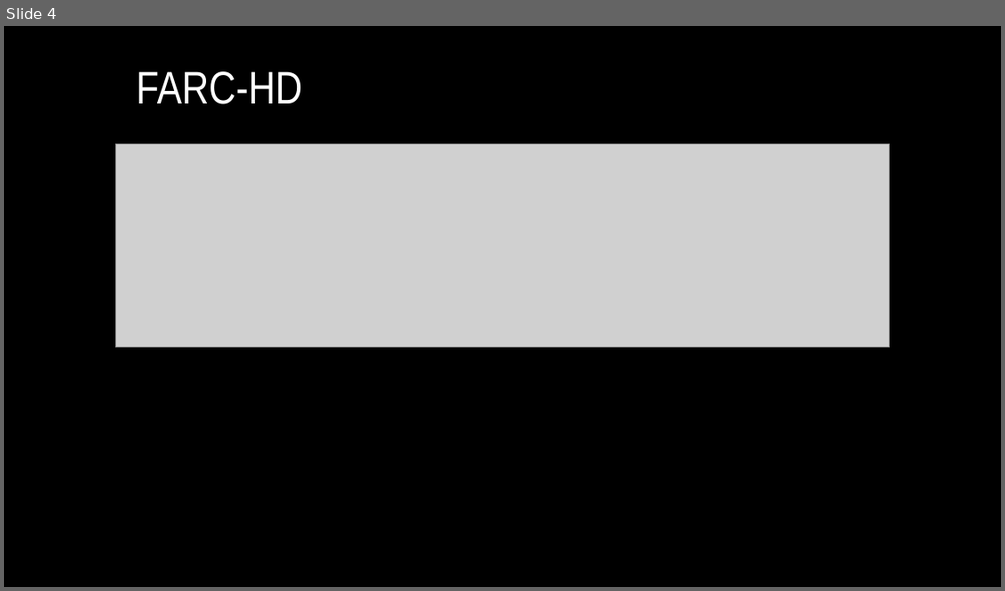
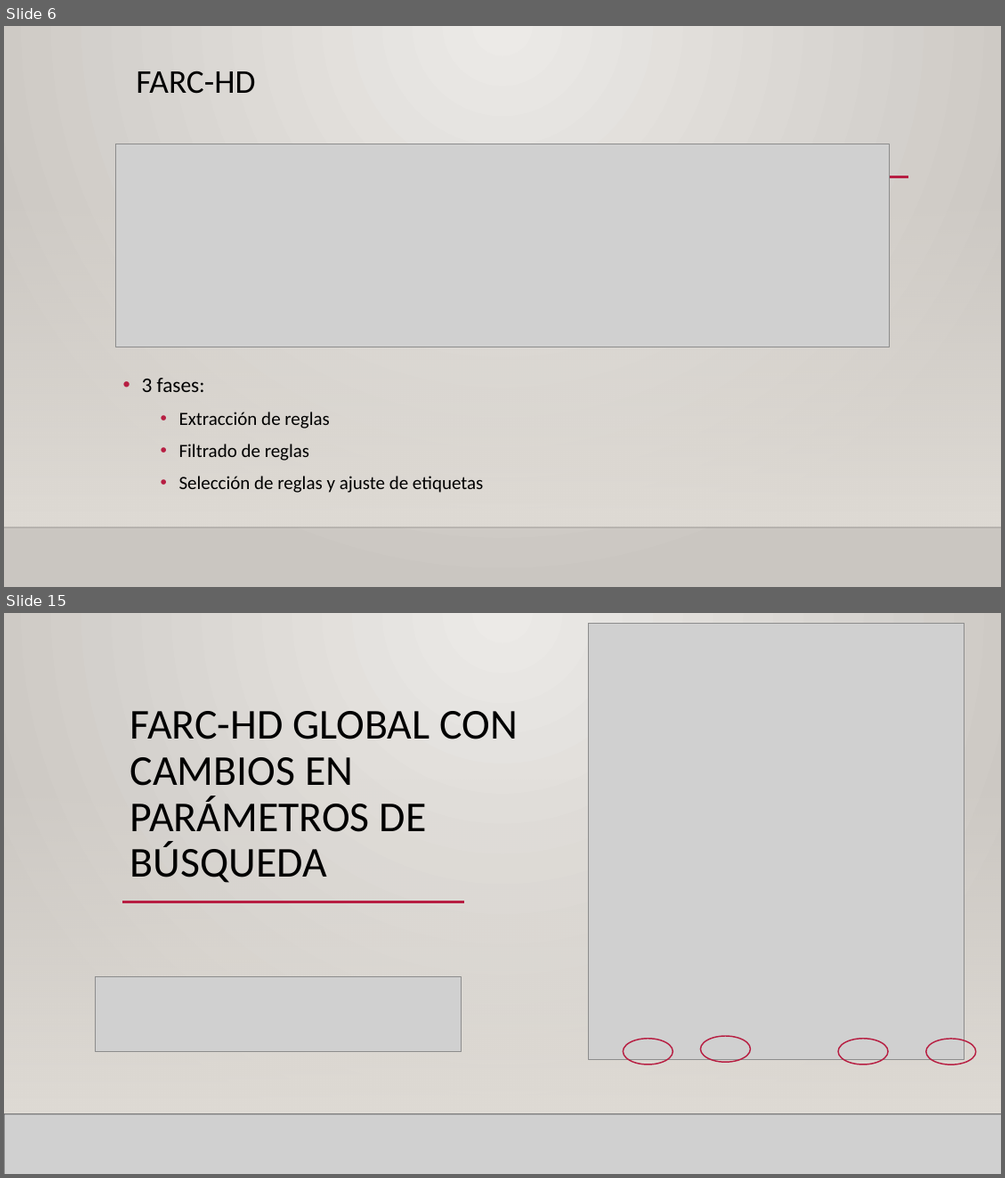
Before and after one commit to Tiburtzio/TFG, a slide deck: Docs/Presentacion.pptx. Shown one above the other, each under a label of ours: slide 4 before the commit, slides 6 and 15 after it; the slides between them are not shown. The pictures are 1005x591 and 1005x1178 pixels, drawn with LibreOffice and Linux fonts; fonts in the diff are those of the drawing; grey boxes stand for pictures; background and template pictures are left out. Boxes give left, top, right and bottom in pixels: in the first picture for what was removed or moved away, otherwise in the second. Text is boxed around its words. In the diff, an @@ line names an element or a change of style, - is before the commit and + after.

```diff
--- a/Docs/Presentacion.pptx
+++ b/Docs/Presentacion.pptx
@@ slide 15 added at box(4, 613, 1001, 1174), background gradient #ECEAE7 to #CAC7C1; not listed: 3 template elements that a slide beside it also shows @@
@@ rectangle added at box(4, 613, 1001, 1174), fill gradient #ECEAE7 to #CAC7C1 @@
@@ picture added at box(588, 624, 964, 1060) @@
@@ title added at box(130, 711, 518, 883), 41 pt, text #000000 @@
+FARC-HD GLOBAL CON CAMBIOS EN PARÁMETROS DE BÚSQUEDA
@@ rectangle added at box(4, 779, 1001, 1114), fill gradient #DFDBD5 @@
@@ rectangle added at box(4, 779, 1001, 1114), fill gradient #DFDBD5 @@
@@ line added from (123, 901) to (464, 901), #B71E42 2.5 pt @@
@@ line added from (202, 901) to (908, 901), #B71E42 2.5 pt @@
@@ picture added at box(96, 976, 461, 1051) @@
@@ ellipse added at box(623, 1038, 673, 1064), outline #B71E42 1.25 pt @@
@@ ellipse added at box(700, 1037, 751, 1062), outline #B71E42 1.25 pt @@
@@ ellipse added at box(839, 1038, 889, 1064), outline #B71E42 1.25 pt @@
@@ ellipse added at box(926, 1038, 976, 1064), outline #B71E42 1.25 pt @@
@@ line added from (4, 1114) to (1001, 1114), #000001 1 pt @@
@@ picture added at box(4, 1114, 1001, 1174) @@
@@ line added from (4, 1114) to (1001, 1114), #000001 1 pt @@
@@ what was slide 4 is now slide 6 @@
@@ slide 6 changed as well @@
@@ background #000000 to gradient #ECEAE7 to #CAC7C1 @@
@@ title "FARC-HD" at box(136, 70, 255, 94): size 44 to 32 pt, font Arial Narrow to Calibri, text colour #FFFFFF to #000000 @@
@@ line added from (123, 177) to (909, 177), #B71E42 2.5 pt @@
@@ rectangle added at box(4, 192, 1001, 527), fill gradient #DFDBD5 @@
@@ text added at box(142, 378, 483, 492), 18 pt, text #000000 @@
+• 3 fases:
+  • Extracción de reglas
+  • Filtrado de reglas
+  • Selección de reglas y ajuste de etiquetas
@@ line added from (4, 527) to (1001, 527), #000001 1 pt @@
```
Also in this commit, not shown: 4 other slides changed, 13 other slides added, 3 slides removed, 1 other file.
